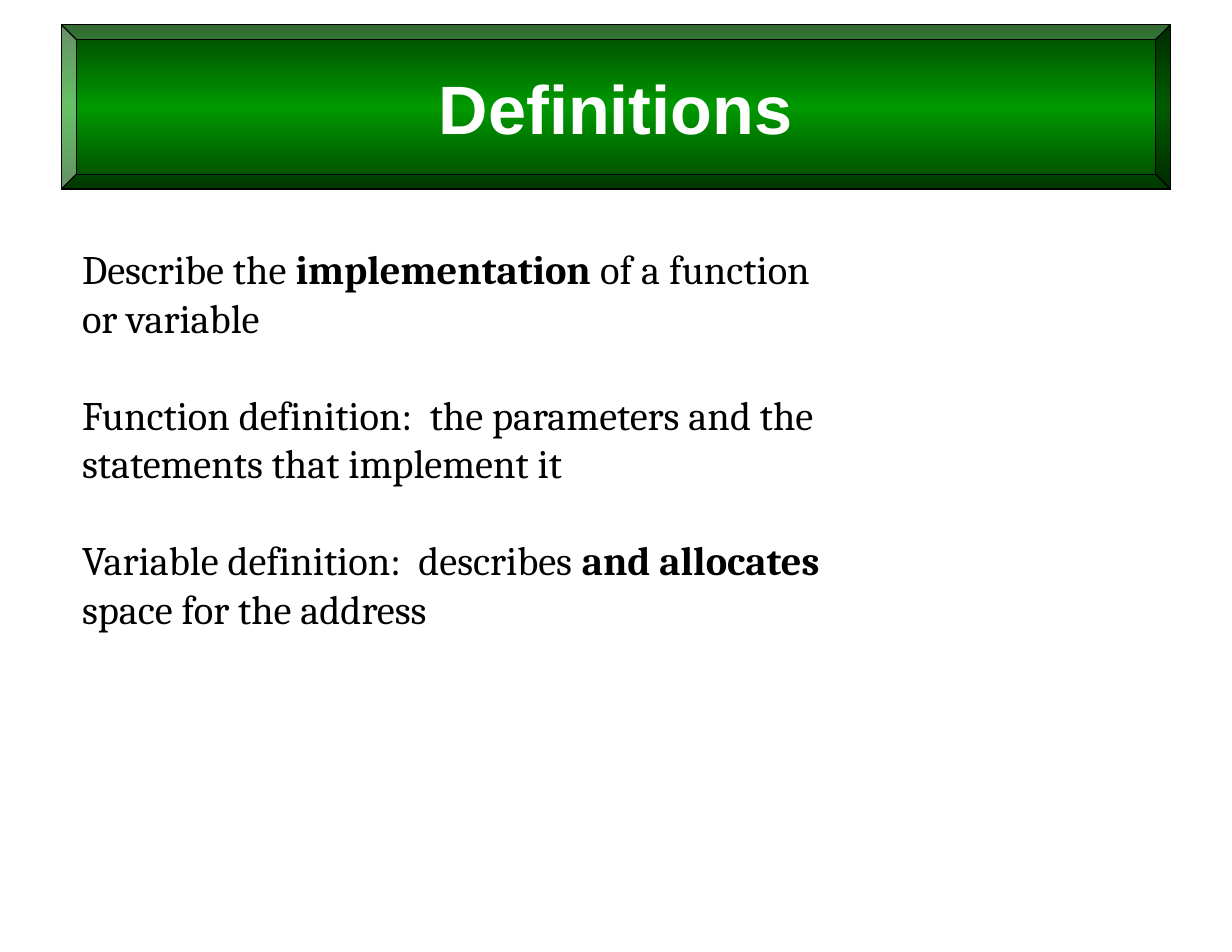
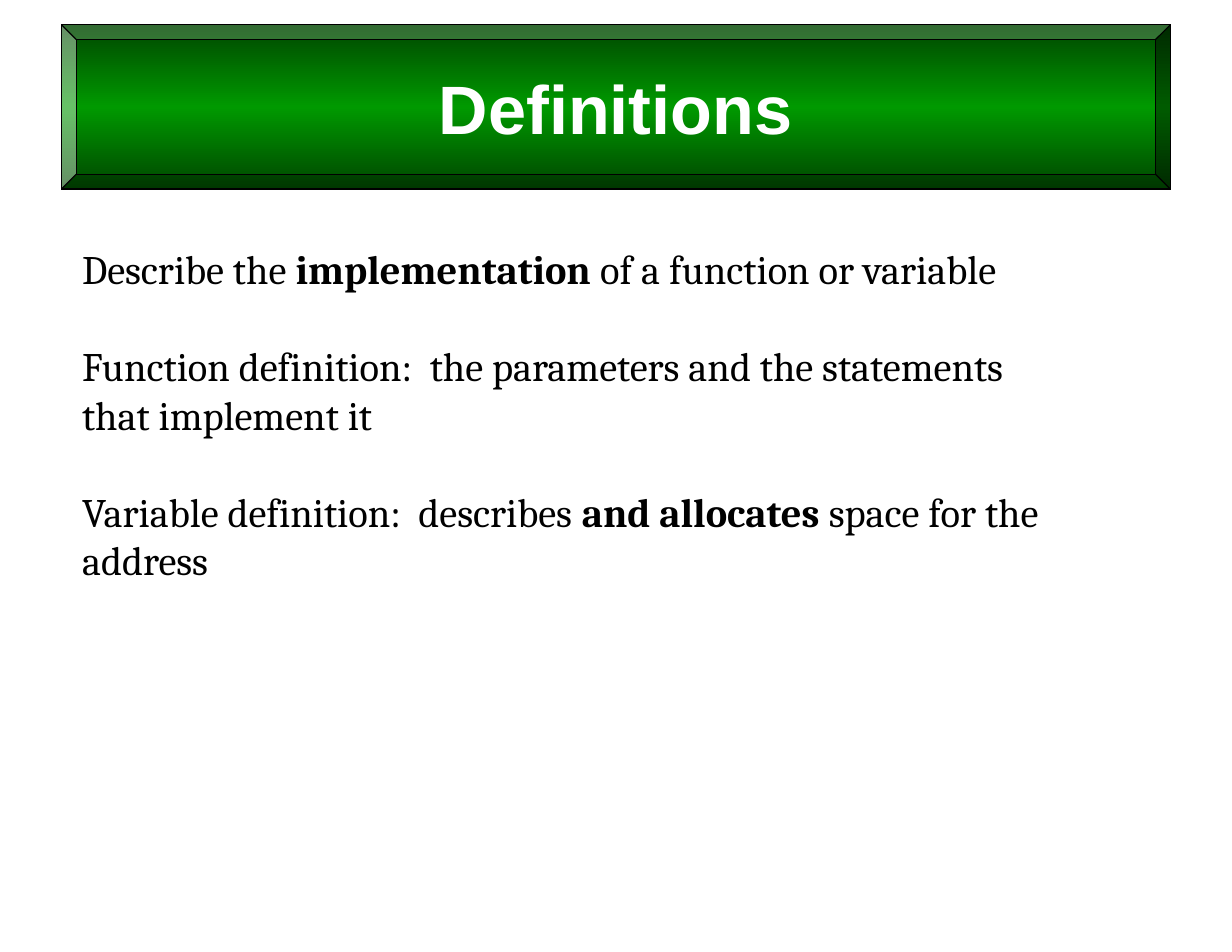
Before and after one commit to billswartz7/IntroToProgramming, a slide deck: slide 39 of Slides/L10_Scope-and-Persistence.pptx (slide 34 before the commit). Drawn at 1232x952 pixels with LibreOffice and Linux fonts; fonts in the diff are those of the drawing. Boxes give left, top, right and bottom in pixels: in the first picture for what was removed or moved away, otherwise in the second. Text is boxed around its words. In the diff, an @@ line names an element or a change of style, - is before the commit and + after.

```diff
--- a/Slides/L10_Scope-and-Persistence.pptx
+++ b/Slides/L10_Scope-and-Persistence.pptx
@@ text at (82, 255, 1038, 576): text changed @@
-Describe the implementation of a function
-or variable
-Function definition: the parameters and the
-statements that implement it
-Variable definition: describes and allocates
-space for the address
+Describe the implementation of a function or variable
+Function definition: the parameters and the statements that implement it
+Variable definition: describes and allocates space for the address
```
Also in this commit, not shown: 44 other slides changed, 6 slides added, 13 other files.
